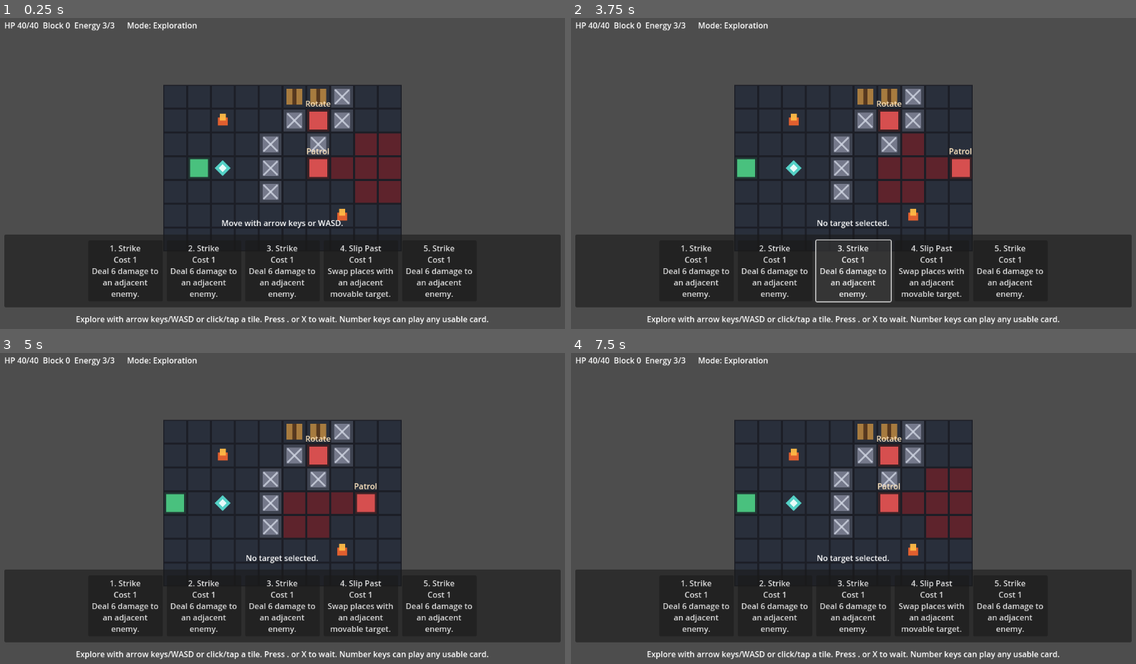
Above: before the commit, frames 1-4 (two rows, left to right).
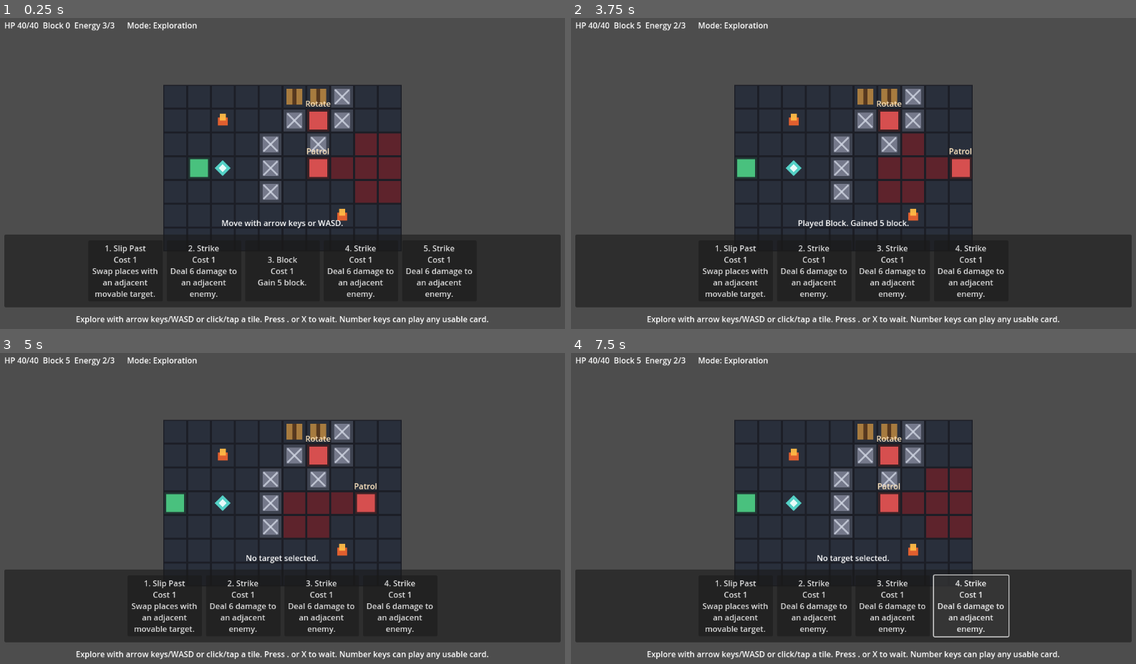
Above: after the commit, the same moments.

Repository: nicholasrier/deckbuilder-rpg
Game: Godot game, scene res://scenes/Main.tscn
Same seed, same stepped clock (60 frames per second), same inputs: the game is played once before the commit and once after it.
Inputs (mouse positions are in pixels of both pictures, inside the frame that each line leads up to):
- Up to frame 1 (0.25 s): no input
- Up to frame 2 (3.75 s): click (695, 269) at 0.5 s, where only the run before the commit has a clickable "1. Strike Cost 1 Deal 6 damag…"; click (695, 269) at 1.25 s, where only the run after the commit has a clickable "1. Slip Past Cost 1 Swap plac…"; tap A (move_left) at 2 s; move the mouse to (977, 154) at 2.02 s; hold D (move_right) 2.03-2.75 s; hold Space (end_turn) 2.03-2.75 s; click (977, 154) at 2.17 s; click "2. Strike Cost 1 Deal 6 damag…" at 2.75 s; click (853, 269) at 3.5 s, where only the run before the commit has a clickable "3. Strike Cost 1 Deal 6 damag…"
- Up to frame 3 (5 s): click (163, 604) at 4.25 s, where only the run after the commit has a clickable "1. Slip Past Cost 1 Swap plac…"
- Up to frame 4 (7.5 s): click "2. Strike Cost 1 Deal 6 damag…" at 5 s; click "3. Strike Cost 1 Deal 6 damag…" at 5.75 s; click (932, 604) at 6.5 s, where only the run before the commit has a clickable "4. Slip Past Cost 1 Swap plac…"; click (972, 604) at 7.25 s, where only the run after the commit has a clickable "4. Strike Cost 1 Deal 6 damag…"

The runs differ from the first frame. In frame 1, 1.1% of the frame differs, in the area x 16-70%, y 73-91%; in frame 2, 3.2%, in the area x 11-84%, y 1-92%; in frame 3, 2.8%; in frame 4, 3.0%.

Commit message:
click-to-move and click to end turn via button implemented

Diff:
--- a/scenes/Main.tscn
+++ b/scenes/Main.tscn
@@ -56,6 +56,15 @@
 text = "Move with arrow keys or WASD."
 horizontal_alignment = 1
 
+[node name="EndTurnContainer" type="CenterContainer" parent="CanvasLayer/HUD/Root"]
+visible = false
+layout_mode = 2
+
+[node name="EndTurnButton" type="Button" parent="CanvasLayer/HUD/Root/EndTurnContainer"]
+custom_minimum_size = Vector2(220, 64)
+layout_mode = 2
+text = "End Turn"
+
 [node name="HandPanel" type="PanelContainer" parent="CanvasLayer/HUD/Root"]
 layout_mode = 2
 size_flags_horizontal = 3
@@ -74,5 +83,5 @@
 
 [node name="ControlsLabel" type="Label" parent="CanvasLayer/HUD/Root"]
 layout_mode = 2
-text = "Arrow keys/WASD move. Number keys play cards. Space ends turn."
+text = "Arrow keys/WASD move. Number keys play cards. Space or End Turn ends turn."
 horizontal_alignment = 1
--- a/scripts/CardDatabase.gd
+++ b/scripts/CardDatabase.gd
@@ -2,7 +2,7 @@
 
 const STARTER_DECK := [
 	"strike", "strike", "strike", "strike",
-	#"block", "block", "block", "block",
+	"block", "block", "block", "block",
 	#"lunge", "lunge",
 	#"backstab", "backstab",
 	"slip_past", "slip_past",
--- a/scripts/Game.gd
+++ b/scripts/Game.gd
@@ -85,6 +85,8 @@
 @onready var stats_label: Label = $CanvasLayer/HUD/Root/TopBar/StatsLabel
 @onready var combat_banner: Label = $CanvasLayer/HUD/Root/CombatBanner
 @onready var center_message: Label = $CanvasLayer/HUD/Root/CenterMessage
+@onready var end_turn_container: CenterContainer = $CanvasLayer/HUD/Root/EndTurnContainer
+@onready var end_turn_button: Button = $CanvasLayer/HUD/Root/EndTurnContainer/EndTurnButton
 @onready var hand_box: HBoxContainer = $CanvasLayer/HUD/Root/HandPanel/HandMargin/HandBox
 @onready var controls_label: Label = $CanvasLayer/HUD/Root/ControlsLabel
 
@@ -289,6 +291,7 @@
 func _ready() -> void:
 	_setup_input_map()
 	_setup_reward_choice_ui()
+	end_turn_button.pressed.connect(_on_end_turn_button_pressed)
 	_setup_environment_layers()
 	var patrol_enemy := _spawn_enemy(EnemyScene, Vector2i(6, 3))
 	patrol_enemy.exploration_cadence = 0.85
@@ -792,6 +795,9 @@
 
 
 func _is_pointer_over_card_ui_at(screen_pos: Vector2) -> bool:
+	if end_turn_container.visible and end_turn_button.get_global_rect().has_point(screen_pos):
+		return true
+
 	if hand_box.get_global_rect().has_point(screen_pos):
 		return true
 
@@ -827,8 +833,7 @@
 		return
 
 	if event.is_action_pressed("end_turn"):
-		if mode == GameMode.COMBAT and not must_resolve_overflow:
-			_end_player_turn()
+		_handle_end_turn_request()
 		return
 	if event.is_action_pressed("card_1"):
 		_handle_card_shortcut(0)
@@ -2499,6 +2504,21 @@
 	if not must_resolve_overflow:
 		message = "Turn %d. Spend energy on movement or cards." % combat_turn
 	_update_message()
+
+
+func _handle_end_turn_request() -> void:
+	if _is_input_locked():
+		return
+	if _has_pending_directional_card():
+		message = "Choose a cardinal throw direction for %s." % pending_directional_card.get("name", "this card")
+		_update_message()
+		return
+	if mode == GameMode.COMBAT and not must_resolve_overflow:
+		_end_player_turn()
+
+
+func _on_end_turn_button_pressed() -> void:
+	_handle_end_turn_request()
 
 
 func _get_enemy_combat_turn_order() -> Array[Enemy]:
@@ -3073,6 +3093,8 @@
 		max_energy
 	]
 	combat_banner.visible = mode == GameMode.COMBAT_TRANSITION
+	end_turn_container.visible = _should_show_end_turn_button()
+	end_turn_button.disabled = _should_disable_end_turn_button()
 	controls_label.text = _controls_text()
 	_rebuild_hand()
 	_update_message()
@@ -3098,6 +3120,18 @@
 		or mode == GameMode.VICTORY \
 		or _is_input_locked() \
 		or _has_pending_directional_card()
+
+
+func _should_show_end_turn_button() -> bool:
+	return mode == GameMode.COMBAT
+
+
+func _should_disable_end_turn_button() -> bool:
+	if mode != GameMode.COMBAT:
+		return true
+	if _is_input_locked():
+		return true
+	return must_resolve_overflow
 
 
 func _update_hand_button_disabled_states() -> void:
@@ -3157,8 +3191,8 @@
 			if player_move_in_progress:
 				return "Movement in progress."
 			if must_resolve_overflow:
-				return "Hand overflow: press 1-5 or click a card to discard it. Space is locked."
-			return "Combat: arrow keys/WASD or click/tap a legal tile to move, 1-5 play cards, Space ends turn."
+				return "Hand overflow: press 1-5 or click a card to discard it. End turn is locked."
+			return "Combat: arrow keys/WASD or click/tap a legal tile to move, 1-5 play cards, Space or End Turn ends turn."
 		GameMode.REWARD_CHOICE:
 			return "Choose a reward. Click a card, then click it again or press Y. Press N to cancel selection."
 		GameMode.VICTORY:
